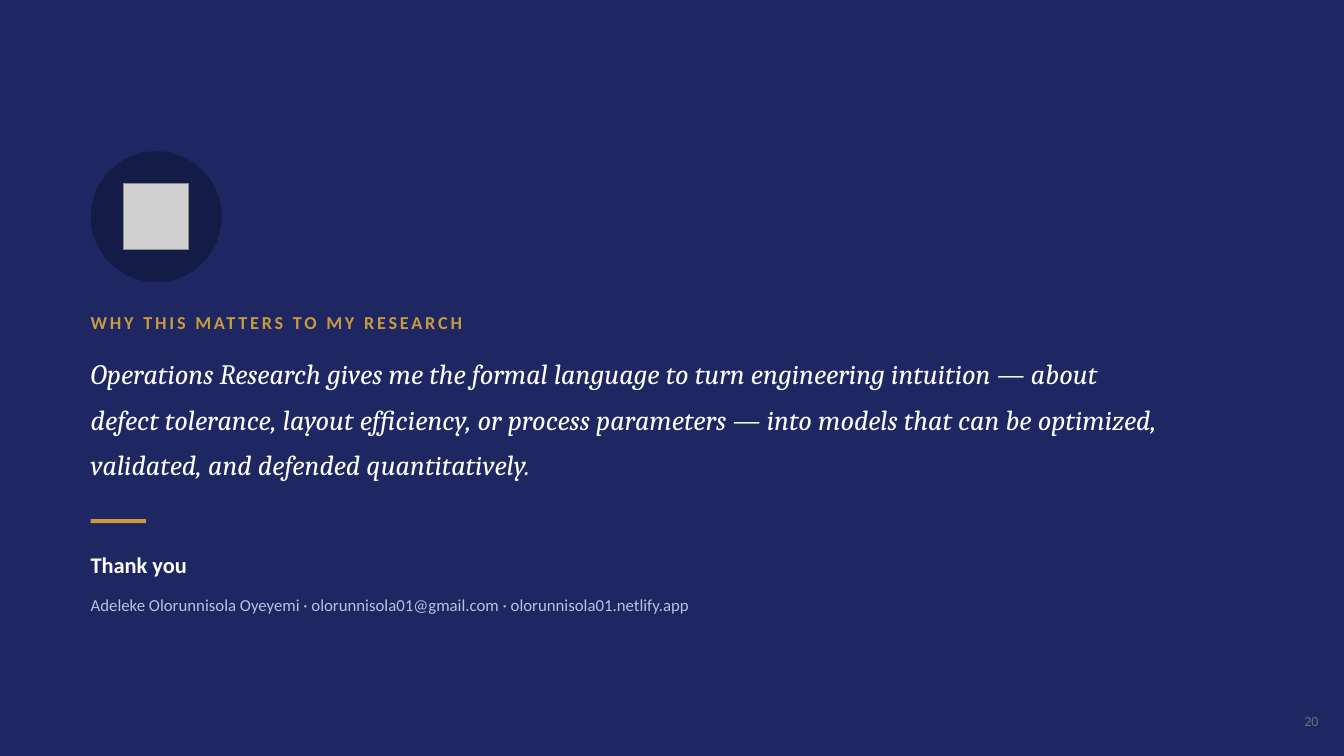
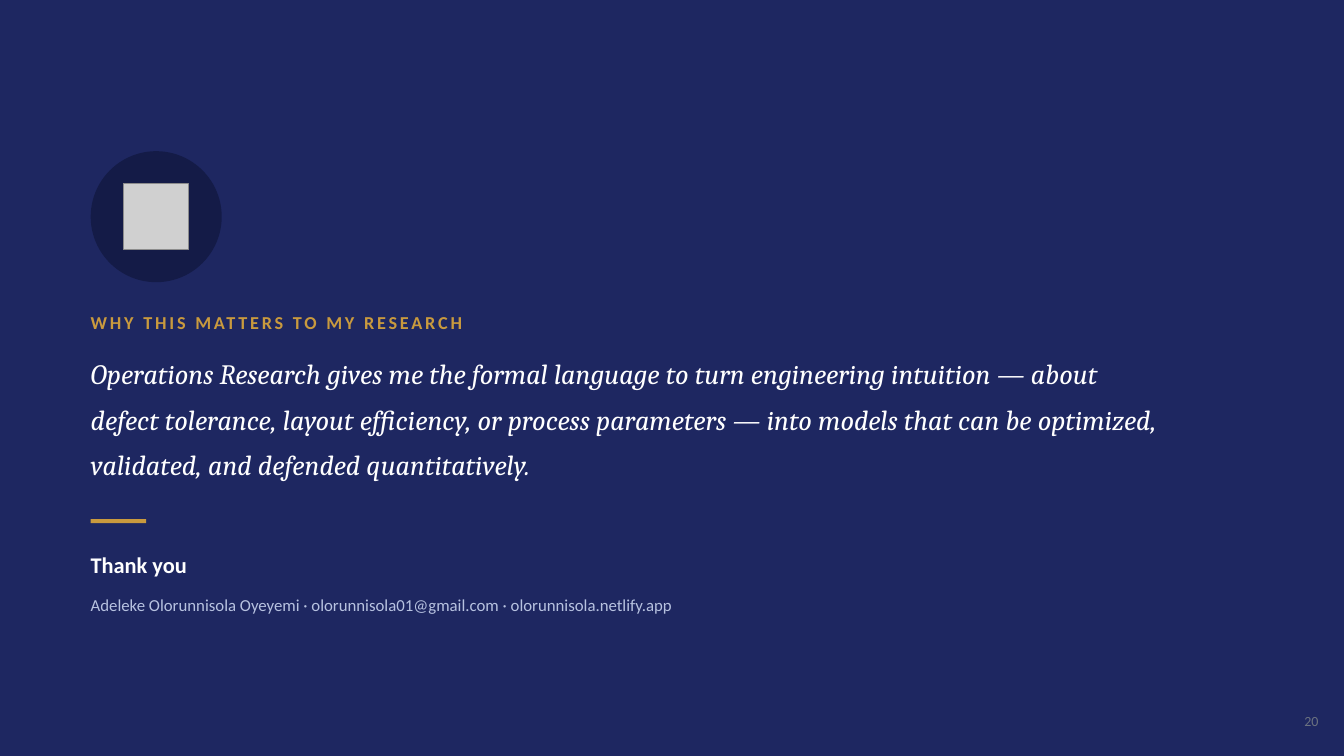
Before and after one commit to Olorunnisola01/Portfolio-website, a slide deck: slide 20 of static/uploads/operations_research.pptx. Drawn at 1344x756 pixels with LibreOffice and Linux fonts; fonts in the diff are those of the drawing; grey boxes stand for pictures. Boxes give left, top, right and bottom in pixels: in the first picture for what was removed or moved away, otherwise in the second. Text is boxed around its words. In the diff, an @@ line names an element or a change of style, - is before the commit and + after.

```diff
--- a/static/uploads/operations_research.pptx
+++ b/static/uploads/operations_research.pptx
@@ text at bbox=[91, 599, 672, 614]: text changed @@
-Adeleke Olorunnisola Oyeyemi · olorunnisola01@gmail.com · olorunnisola01.netlify.app
+Adeleke Olorunnisola Oyeyemi · olorunnisola01@gmail.com · olorunnisola.netlify.app
```
Also in this commit, not shown: 2 other files.
